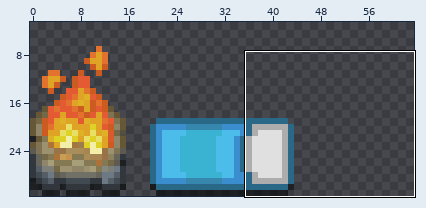
File history of a pixel-art sprite, Assets/_Project/Art/Exports/World Assets/SPR Camp Stuff.png. Above: a wide view before the commit, with the close-up outlined.
Close-up. The starting point:
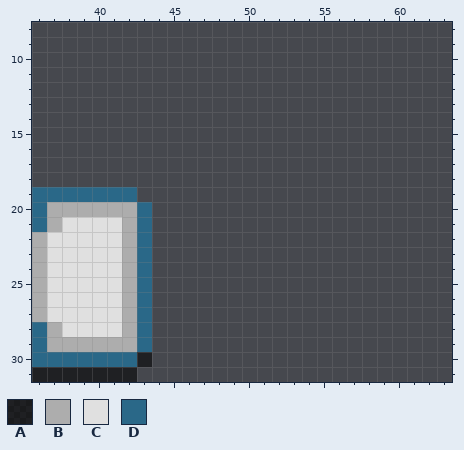
The file is 64x32 pixels. Colours within 5 levels of each other are drawn and written as one. Shown: x 36..63, y 8..31. The wide view leaves out empty margins.
Palette (. is transparent): A #0000008e  B #adadad  C #e0e0e0  D #2a6888
Pixels before, first column x 36:
19 DDDDDDD.
20 DBBBBBBD
21 DBCCCCBD
22 BCCCCCBD
23 BCCCCCBD
24 BCCCCCBD
25 BCCCCCBD
26 BCCCCCBD
27 BCCCCCBD
28 DBCCCCBD
29 DBBBBBBD
30 DDDDDDDA
31 AAAAAAA.
After:
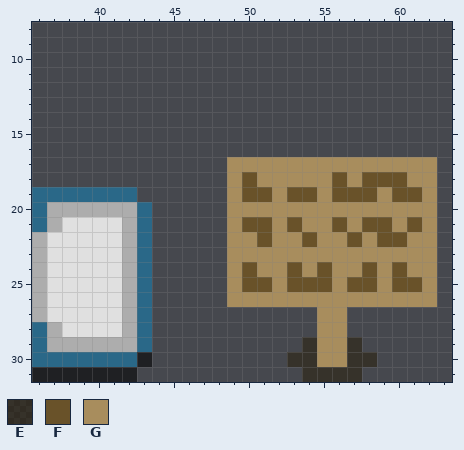
Colours new in this view: E #2a200d8f  F #695229  G #a88d5d
Change:
Changed rows in their new state; - is an unchanged pixel.
first column x 49:
17 GGGGGGGGGGGGGG
18 GFGGGGGFGFFFGG
19 GFFGFFGFFFGFFG
20 GGGGGGGGGGGGGG
21 GFFGFGGFGFFGFG
22 GGFGGFGGFGFFGG
23 GGGGGGGGGGGGGG
24 GFGGFGFGGFGFGG
25 GFFGFFFGFFGFFG
26 GGGGGGGGGGGGGG
27 ------GG------
28 ------GG------
29 -----EGGE-----
30 ----EEGGEE----
31 -----EEEE-----
Where, in picture pixels (left, top, right, bottom), the same in both close-ups:
added: (227, 157, 437, 382)
